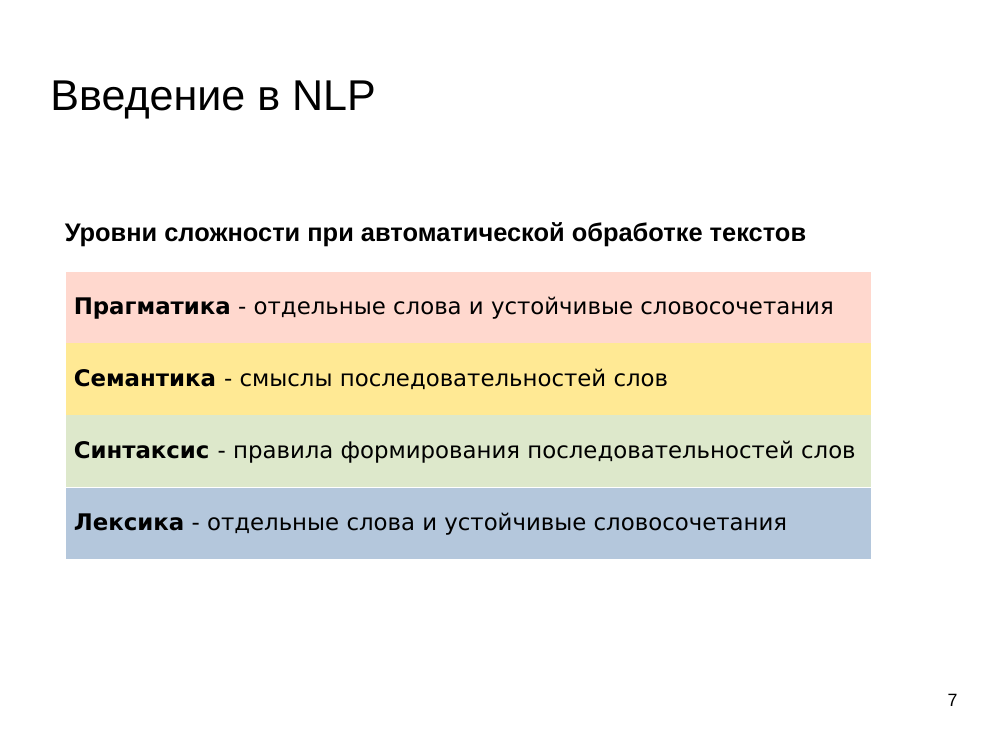
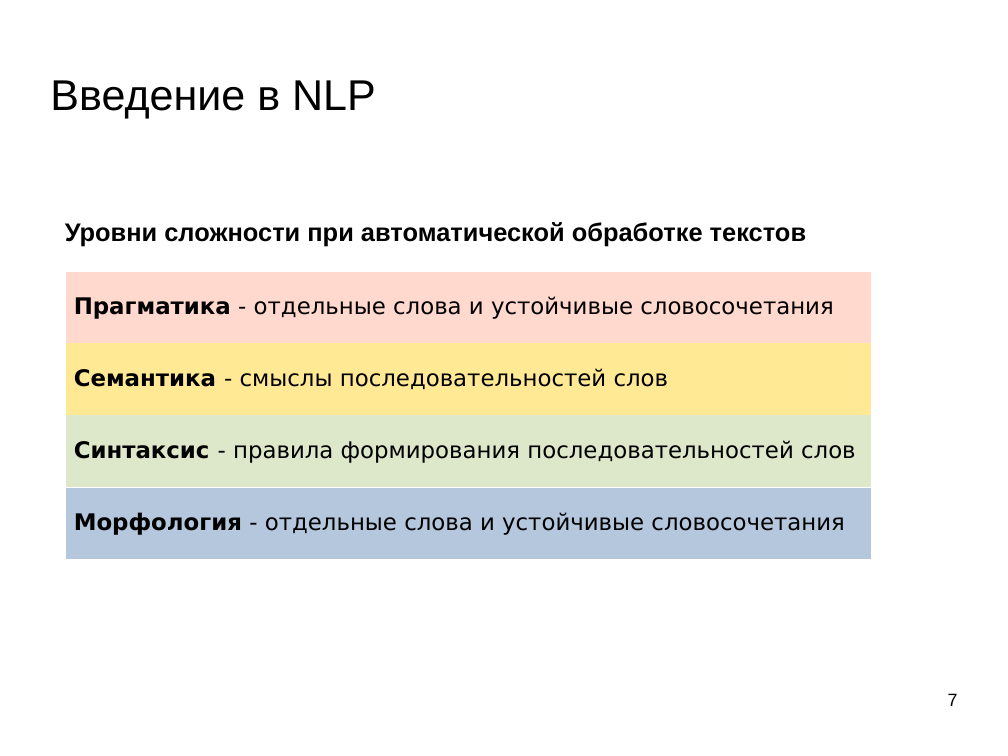
Before and after one commit to mechanoid5/ml_nlp_2022, a slide deck: slide 7 of 01-intro.odp. Drawn at 1008x756 pixels with LibreOffice and Linux fonts; fonts in the diff are those of the drawing; background and template pictures are left out. Boxes give left, top, right and bottom in pixels: in the first picture for what was removed or moved away, otherwise in the second. Text is boxed around its words. In the diff, an @@ line names an element or a change of style, - is before the commit and + after.

```diff
--- a/01-intro.odp
+++ b/01-intro.odp
@@ table at (x1=65, y1=271, x2=872, y2=559) @@
-row 4, column 1: Лексика - отдельные слова и устойчивые словосочетания
+row 4, column 1: Морфология - отдельные слова и устойчивые словосочетания
```
Also in this commit, not shown: 11 other files.
